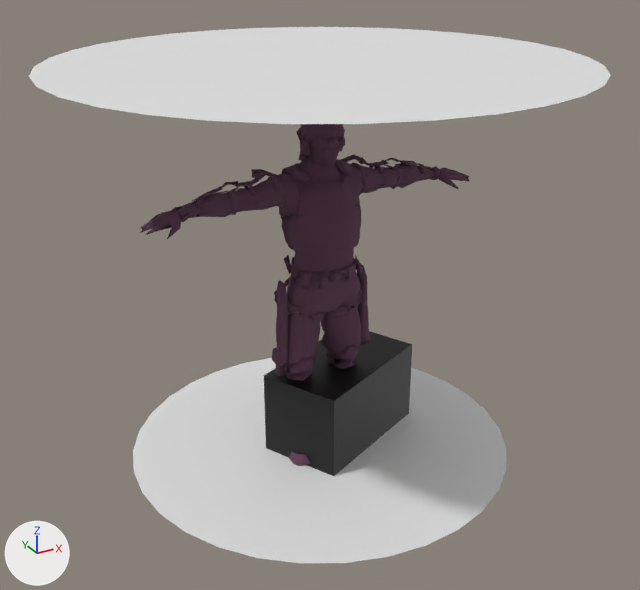
Before and after pictures for a commit that changed the glTF model assets/npcs/fse--gatekeeper.gltf.
The view is the same before and after, from a 50 mm camera at (-3.04, -5.53, 4.08) aimed at (0.07, 0.12, 1.25). The lights are fixed; the arrows at lower left show +X, +Y and +Z. Where no turn or scale is listed for an object, it has been applied to the vertices.

The first picture shows 'Ch15', 'Cube', 'capsule-bottom', 'capsule-top'.
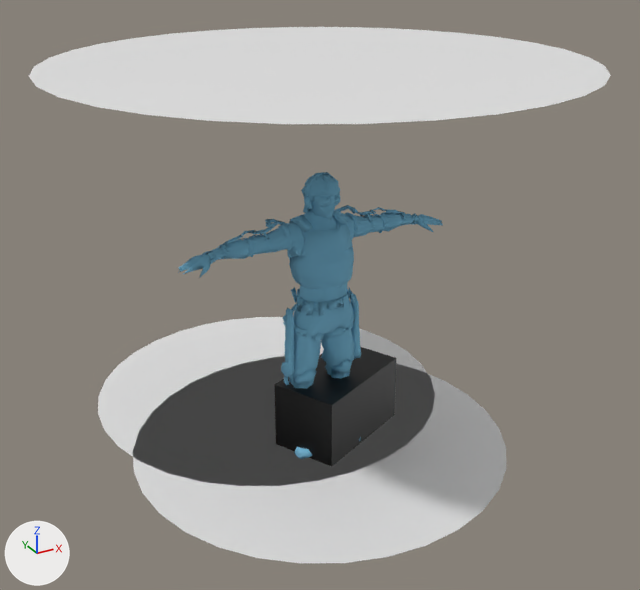
What changed in the scene script:
```text
Change mat_material:
    mat_material.base_color: (0.126, 0.0528, 0.0948) -> (0.183, 0.473, 0.668)  # dark purple #634157 -> blue #77b7d5
Change ob_cube:
    ob_cube.location: (0.0, -0.063, 0.337) -> (0.0, -0.057, 0.307)
    ob_cube.scale: (0.339, 0.339, 0.339) -> (0.279, 0.279, 0.279)
Change ob_ch15:
    ob_ch15.location: (0.0, 0.0, 0.0) -> (0.0, -0.006, 0.03)
    ob_ch15.scale: (0.0155, 0.0155, 0.0155) -> (0.0127, 0.0127, 0.0127)
Add ob_capsule_radius:
    ob_capsule_radius = bpy.data.objects.new('capsule-radius', me_circle.copy())  # the mesh of ob_capsule_bottom
    ob_capsule_radius.location = (0.0, 1.0, 0.0)
```

Where the change shows, as pixel boxes [x1, y1, x2, y2] in the pictures (640 x 590 px):
'Ch15', recoloured, moved, rescaled (purple to blue, 20% narrower, 16% shorter): before [140, 124, 470, 466]; after [178, 172, 443, 459]
'capsule-radius', added: after [98, 317, 435, 486]
'Cube', moved, rescaled (17% narrower, 17% shorter): before [264, 331, 412, 476]; after [274, 347, 396, 467]
